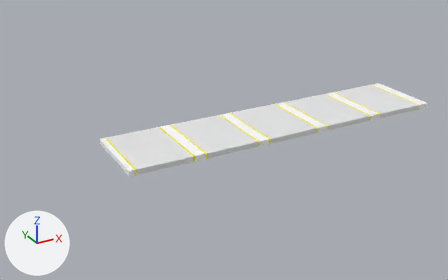
One commit to the FBX model Tech-Faith-(FYP2022)/Assets/Asset/Left Platform.fbx: the scene before it, then after it.
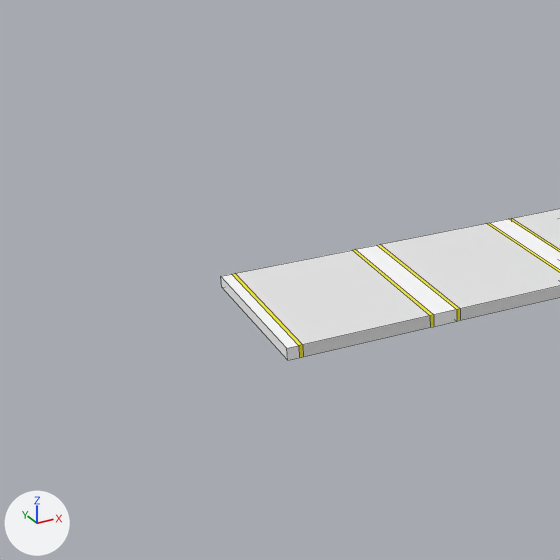
There are two pictures of each version: one whole from a 50 mm lens placed at (-10.5, -68.3, 45.1), pointed at (41.8, 26.8, -2.5), one close up on the part from 0% to 56% of the width and 5% to 95% of the height. The lights are fixed; the arrows at lower left show +X, +Y and +Z. The close-ups show mesh edges as thin lines. Where no turn or scale is listed for an object, it has been applied to the vertices.
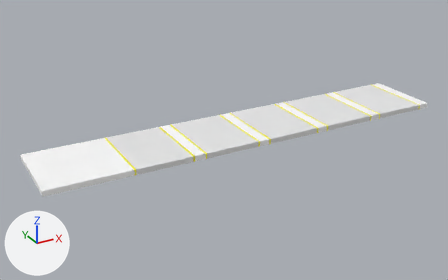
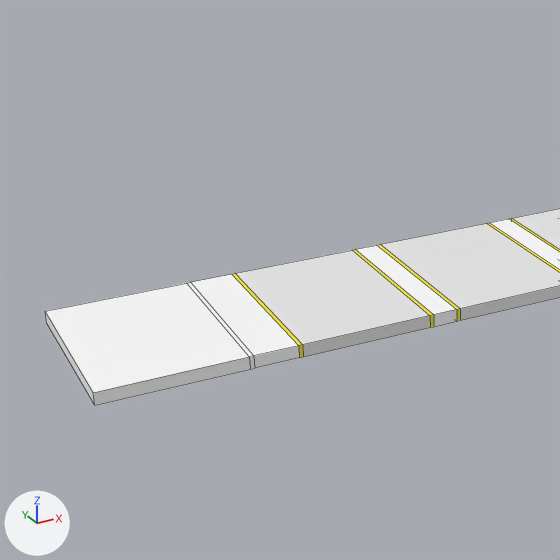
The newer file is also turned or shifted as a whole; pictures and numbers use the older file's frame.

What changed in the scene script:
```text
Change me_cube_044:
    used by ob_cube_019; location = (51.72, 26.43, -0.52)
    remove me_cube_044.from_pydata(...)  # 88 vertices, 86 faces; spans x -32.2..33.9, y -8.2..6.8, z -0.5..0.5
    add me_cube_044.from_pydata(...)  # 96 vertices, 94 faces; spans x -46.3..33.9, y -8.2..6.8, z -0.5..0.5
    me_cube_044 part 1
    4 faces are deleted
    4 vertices in x -32.2, y -8.2..6.8, z -0.5..0.5 move by (-14.1, 0.0, 0.0)
    8 vertices are added at x -35.1..-34.7, y -8.2..6.8, z -0.5..0.5
    12 new faces join them, mat_safe_room_material (picture img_color_palette_jpg)
```

Boxes (x1, y1, x2, y2) around the edits, measured in the close-ups (560 x 560 px):
'Cube.019', reshaped
    before: (221, 209, 560, 360)
    after: (45, 209, 560, 405)
part 1 of me_cube_044, built on
    before: (221, 274, 299, 360)
    after: (45, 274, 299, 405)
